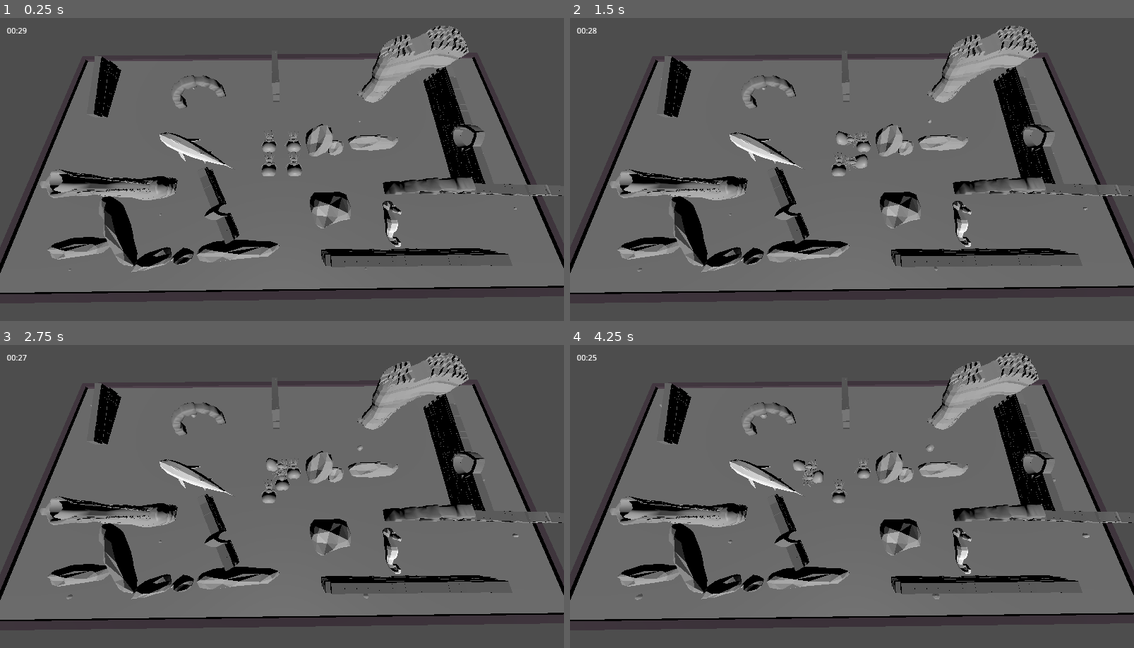
Above: before the commit, frames 1-4 (two rows, left to right).
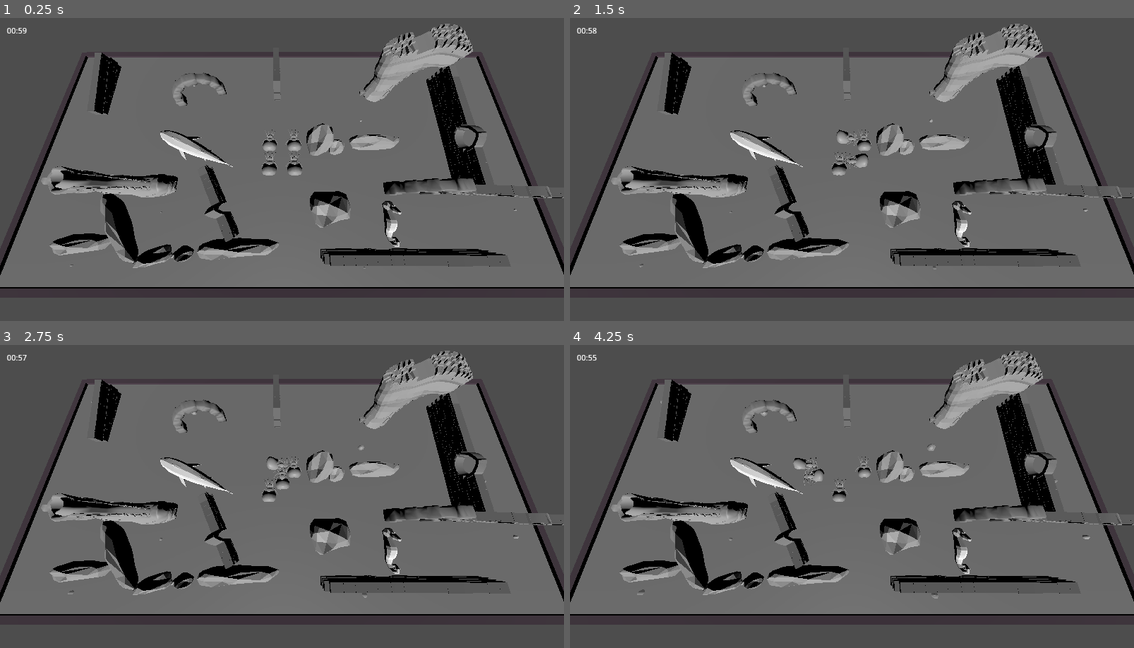
Above: after the commit, the same moments.

Repository: justfordoener/ggj_2025
Game: Godot game, scene res://scenes/level_test.tscn
Same seed, same stepped clock (60 frames per second), same inputs: the game is played once before the commit and once after it.
Inputs (mouse positions are in pixels of both pictures, inside the frame that each line leads up to):
- Up to frame 1 (0.25 s): no input
- Up to frame 2 (1.5 s): tap Enter (ui_accept) at 0.5, 0.77 s; move the mouse to (976, 160) at 0.52 s; hold Right (ui_right) 0.53-1.25 s; hold F 0.53-1.25 s; click (976, 160) at 0.67 s; drag from (739, 193) to (823, 239) at 1.27 s
- Up to frame 3 (2.75 s): move the mouse to (338, 432) at 2.02 s; hold Right (ui_right) from 2.03 s (still down); hold T from 2.03 s (still down)
- Up to frame 4 (4.25 s): release Right (ui_right) at 2.75 s; release T at 2.75 s; drag from (823, 566) to (682, 457) at 2.77 s; move the mouse to (1021, 551) at 3.52 s; hold Left (ui_left) from 3.53 s (still down); hold F from 3.53 s (still down); tap Enter (ui_accept) at 3.77 s

The runs differ from the first frame. In frame 1, 9.2% of the frame differs, in the area x 0-100%, y 1-95%; in frame 2, 9.3%; in frame 3, 9.3%; in frame 4, 9.4%.

Commit message:
added ui to main scene

Diff:
--- a/scenes/game_ui.tscn
+++ b/scenes/game_ui.tscn
@@ -15,7 +15,7 @@
 
 [node name="game timer" parent="." instance=ExtResource("1_2a8fm")]
 layout_mode = 1
-start_time_seconds = 10
+start_time_seconds = 60
 
 [node name="game over menu" parent="." instance=ExtResource("2_msr2h")]
 layout_mode = 1
--- a/scenes/level_test.tscn
+++ b/scenes/level_test.tscn
@@ -1,11 +1,12 @@
-[gd_scene load_steps=18 format=3 uid="uid://di84clpo2d0hf"]
+[gd_scene load_steps=19 format=3 uid="uid://di84clpo2d0hf"]
 
-[ext_resource type="PackedScene" path="res://scenes/spider_1.tscn" id="2_cnn5f"]
-[ext_resource type="PackedScene" path="res://scenes/spider_2.tscn" id="3_0s65w"]
-[ext_resource type="PackedScene" path="res://scenes/spider_3.tscn" id="4_m6k3c"]
-[ext_resource type="PackedScene" path="res://scenes/spider_4.tscn" id="5_aehma"]
+[ext_resource type="PackedScene" uid="uid://b7n08dp5grtyk" path="res://scenes/game_ui.tscn" id="1_gln4i"]
+[ext_resource type="PackedScene" uid="uid://yxkck8m3usps" path="res://scenes/spider_1.tscn" id="2_cnn5f"]
+[ext_resource type="PackedScene" uid="uid://co4s3n8sk0r7a" path="res://scenes/spider_2.tscn" id="3_0s65w"]
+[ext_resource type="PackedScene" uid="uid://iey3ayvuv7r" path="res://scenes/spider_3.tscn" id="4_m6k3c"]
+[ext_resource type="PackedScene" uid="uid://csrdby87501h7" path="res://scenes/spider_4.tscn" id="5_aehma"]
 [ext_resource type="PackedScene" uid="uid://iw5qqw6a0y7v" path="res://scenes/obstacles/obstacle_stone1.tscn" id="6_g6ow1"]
-[ext_resource type="PackedScene" path="res://scenes/timer.tscn" id="6_o1v6f"]
+[ext_resource type="PackedScene" uid="uid://oge4drkjke1h" path="res://scenes/timer.tscn" id="6_o1v6f"]
 [ext_resource type="PackedScene" uid="uid://sdmlr3kuybxu" path="res://scenes/obstacles/obstacle.tscn" id="7_d4kxs"]
 [ext_resource type="PackedScene" uid="uid://ot2g83xcslup" path="res://scenes/obstacles/obstacle_shoe.tscn" id="7_n5dtx"]
 [ext_resource type="PackedScene" uid="uid://ceipxs5377pau" path="res://scenes/spawner.tscn" id="8_aprab"]
@@ -21,12 +22,14 @@
 
 [node name="level_test" type="Node3D"]
 
+[node name="Game UI" parent="." instance=ExtResource("1_gln4i")]
+
 [node name="MeshInstance3D" type="MeshInstance3D" parent="."]
 transform = Transform3D(8, 0, 0, 0, 2, 0, 0, 0, 4, 0, 0, 0)
 mesh = SubResource("PlaneMesh_b2i4f")
 
 [node name="Camera3D" type="Camera3D" parent="."]
-transform = Transform3D(0.999945, 0.0103314, -0.00192332, 0, 0.183018, 0.98311, 0.0105089, -0.983055, 0.183008, 0, 3.4, 1.5)
+transform = Transform3D(1, 0, 0, 0, 0.173648, 0.984808, 0, -0.984807, 0.173648, 0, 3.4, 1.5)
 visible = false
 fov = 112.5
 
@@ -59,6 +62,7 @@
 player_num = "4"
 
 [node name="game timer" parent="." instance=ExtResource("6_o1v6f")]
+visible = false
 start_time_seconds = 30
 
 [node name="obstacles" type="Node3D" parent="."]
Not shown: 1 places in scenes/game_ui.tscn that only renumber resources
